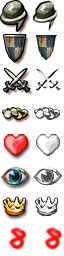
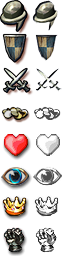
Layer changes from the first 64px x 256px image to the second:
added layer "fist2" above "fist1" over [35, 226, 63, 253]
added layer "fist1" above "crown2" over [2, 226, 63, 255]
painted on "Hintergrund" over [2, 226, 63, 256]
